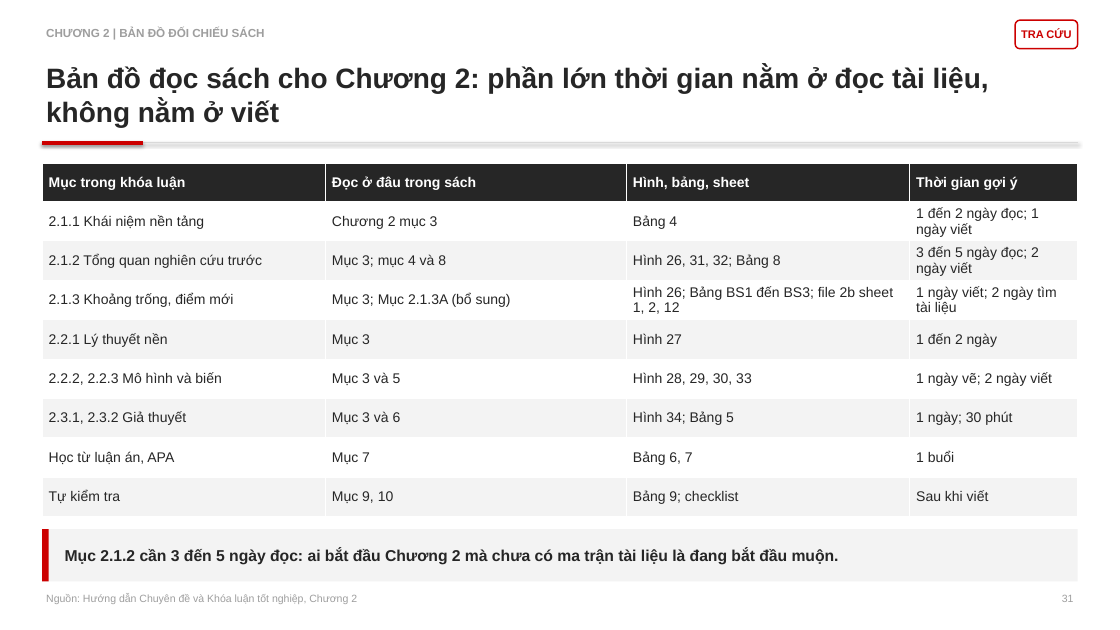
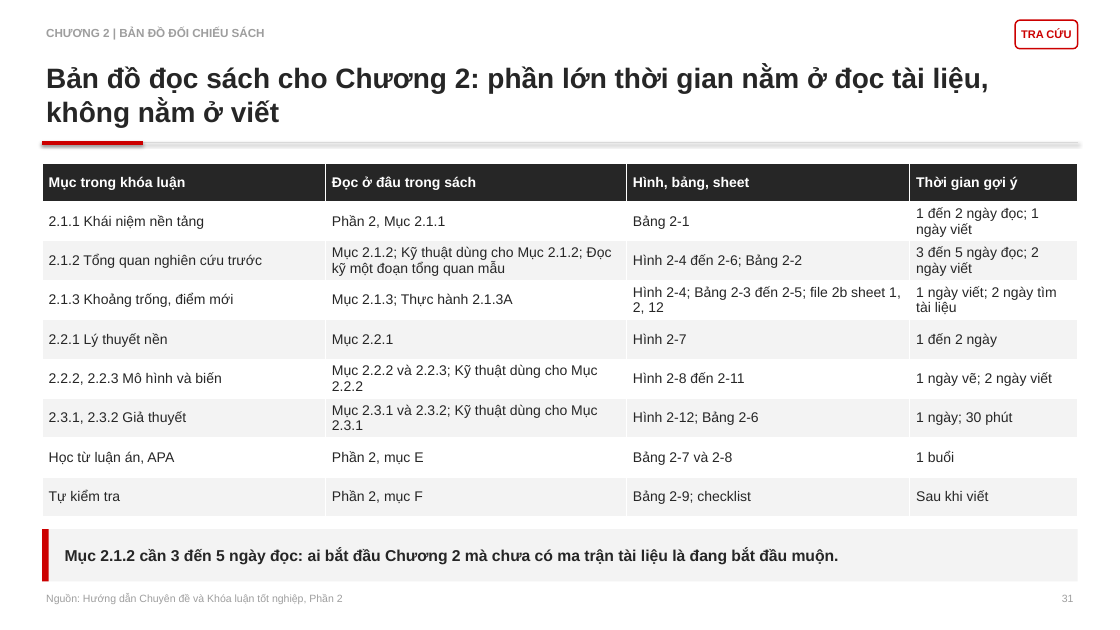
Before and after one commit to johnneinadlerr0353-bot/sachhuongdan, a slide deck: slide 31 of Core_Slide_2_HD2_Bain.pptx. Drawn at 1120x630 pixels with LibreOffice and Linux fonts; fonts in the diff are those of the drawing. Boxes give left, top, right and bottom in pixels: in the first picture for what was removed or moved away, otherwise in the second. Text is boxed around its words. In the diff, an @@ line names an element or a change of style, - is before the commit and + after.

```diff
--- a/Core_Slide_2_HD2_Bain.pptx
+++ b/Core_Slide_2_HD2_Bain.pptx
@@ table at [42, 164, 1077, 517] @@
-row 2, column 2: Chương 2 mục 3
+row 2, column 2: Phần 2, Mục 2.1.1
-row 2, column 3: Bảng 4
+row 2, column 3: Bảng 2-1
-row 3, column 2: Mục 3; mục 4 và 8
+row 3, column 2: Mục 2.1.2; Kỹ thuật dùng cho Mục 2.1.2; Đọc kỹ một đoạn tổng quan mẫu
-row 3, column 3: Hình 26, 31, 32; Bảng 8
+row 3, column 3: Hình 2-4 đến 2-6; Bảng 2-2
-row 4, column 2: Mục 3; Mục 2.1.3A (bổ sung)
+row 4, column 2: Mục 2.1.3; Thực hành 2.1.3A
-row 4, column 3: Hình 26; Bảng BS1 đến BS3; file 2b sheet 1, 2, 12
+row 4, column 3: Hình 2-4; Bảng 2-3 đến 2-5; file 2b sheet 1, 2, 12
-row 5, column 2: Mục 3
+row 5, column 2: Mục 2.2.1
-row 5, column 3: Hình 27
+row 5, column 3: Hình 2-7
-row 6, column 2: Mục 3 và 5
+row 6, column 2: Mục 2.2.2 và 2.2.3; Kỹ thuật dùng cho Mục 2.2.2
-row 6, column 3: Hình 28, 29, 30, 33
+row 6, column 3: Hình 2-8 đến 2-11
-row 7, column 2: Mục 3 và 6
+row 7, column 2: Mục 2.3.1 và 2.3.2; Kỹ thuật dùng cho Mục 2.3.1
-row 7, column 3: Hình 34; Bảng 5
+row 7, column 3: Hình 2-12; Bảng 2-6
-row 8, column 2: Mục 7
+row 8, column 2: Phần 2, mục E
-row 8, column 3: Bảng 6, 7
+row 8, column 3: Bảng 2-7 và 2-8
-row 9, column 2: Mục 9, 10
+row 9, column 2: Phần 2, mục F
-row 9, column 3: Bảng 9; checklist
+row 9, column 3: Bảng 2-9; checklist
@@ text at [46, 594, 343, 604]: text changed @@
-Nguồn: Hướng dẫn Chuyên đề và Khóa luận tốt nghiệp, Chương 2
+Nguồn: Hướng dẫn Chuyên đề và Khóa luận tốt nghiệp, Phần 2
```
Also in this commit, not shown: 117 other slides changed, 4 other files.
